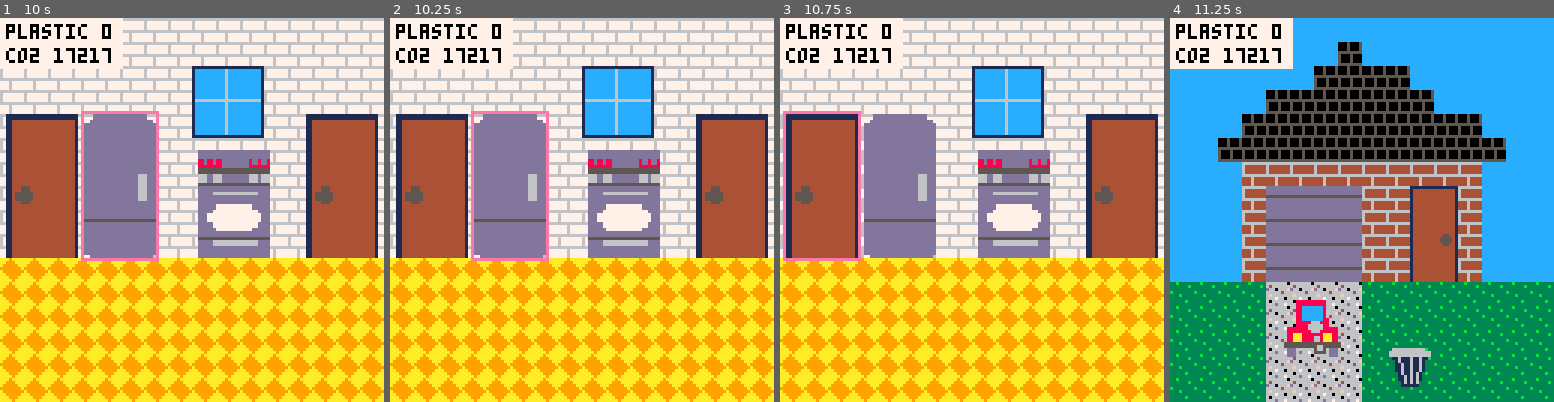
Above: before the commit, frames 1-4 (left to right).
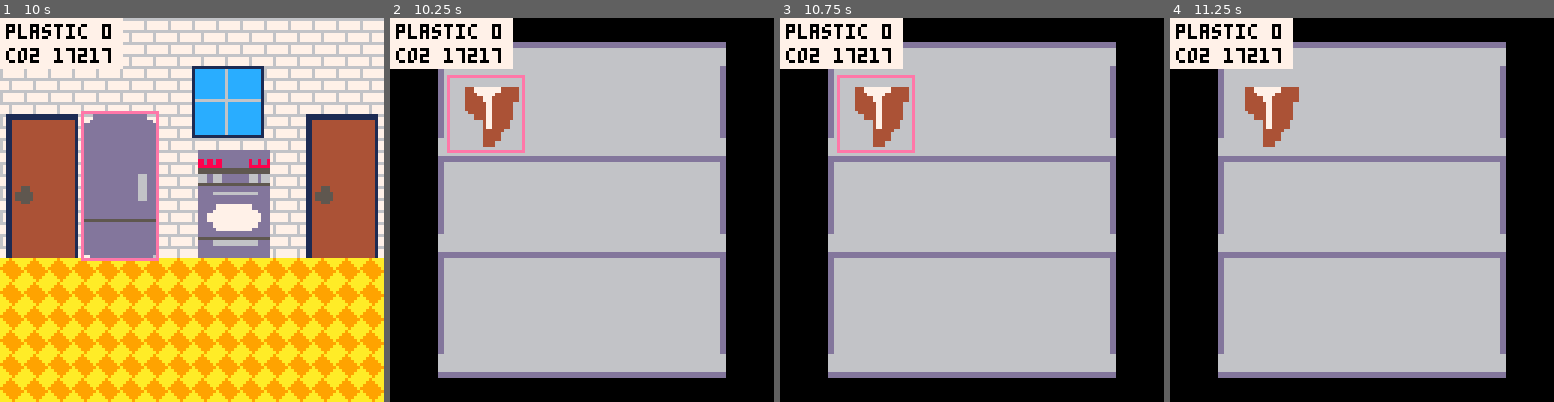
Above: after the commit, the same moments.

Repository: EmilyRagan/senior-project
Game: PICO-8 cartridge carts/home.p8
Two runs of this game, one before a commit and one after it. Both use one fixed random seed, a clock stepped at 60 frames per second and the inputs below.
Inputs:
- Up to frame 1 (10 s): tap O (Z key) at 0.33, 0.7, 1.43, 2.22, 3.1, 3.98, 4.87, 5.75, 6.63, 7.52, 8.4, 9.28 s; tap X (X key) at 1.07, 2.07, 2.4, 2.73, 3.07, 3.4, 3.73, 4.07, 4.4, 4.73, 5.07, 5.4, 5.73, 6.07, 6.4, 6.73, 7.07, 7.4, 7.73, 8.07, 8.4, 8.73, 9.07, 9.4, 9.73 s; hold Left 1.97-2.37 s; hold Down 2.42-2.82 s; hold Right 2.87-3.53 s; hold Up 3.58-4.08 s; hold Right 4.13-4.53 s; hold Down 4.58-5.08 s; hold Left 5.13-5.8 s; hold Up 5.85-6.18 s; hold Left 6.23-6.63 s; hold Down 6.68-7.08 s; hold Right 7.13-7.8 s; hold Up 7.85-8.35 s; hold Right 8.4-8.8 s; hold Down 8.85-9.35 s; hold Left from 9.4 s (still down)
- Up to frame 2 (10.25 s): release Left at 10.07 s; tap X (X key) at 10.07 s; hold Up from 10.12 s (still down); tap O (Z key) at 10.17 s
- Up to frame 3 (10.75 s): tap X (X key) at 10.4, 10.73 s; release Up at 10.45 s; hold Left from 10.5 s (still down)
- Up to frame 4 (11.25 s): release Left at 10.9 s; hold Down from 10.95 s (still down); tap O (Z key) at 11.05 s; tap X (X key) at 11.07 s

Frame 1 is identical in both runs. In frame 2, 88% of the frame differs, in the area x 0-100%, y 0-100%; in frame 3, 88%; in frame 4, 88%.

Commit message:
refrigerator scene with steak

Diff:
--- a/carts/home.p8
+++ b/carts/home.p8
@@ -212,6 +212,23 @@
   },
 }
 
+refrigerator_interactives = {
+  {
+    -- meat
+    current = 1,
+    options = {
+      {
+        sprite_start = 96,
+        sprite_width = 2,
+        sprite_height = 2,
+        x = 20,
+        y = 20,
+        multiplier = 1.5
+      }
+    }
+  }
+}
+
 bathroom_interactives = {
   {
     -- door
@@ -277,6 +294,7 @@
 -- link the scene transition items
 outdoor_interactives[2]['navigate'] = kitchen_interactives
 kitchen_interactives[1]['navigate'] = outdoor_interactives
+kitchen_interactives[3]['navigate'] = refrigerator_interactives
 kitchen_interactives[4]['navigate'] = bathroom_interactives
 bathroom_interactives[1]['navigate'] = kitchen_interactives
 
@@ -301,6 +319,9 @@
     elseif (current_scene == bathroom_interactives)
     then
       updateBathroom()
+    elseif (current_scene == refrigerator_interactives)
+    then
+      updateRefrigerator()
     end
 
     -- logic for navigating around the items in the scene
@@ -371,6 +392,9 @@
   elseif (current_scene == bathroom_interactives)
   then
     drawBathroom()
+  elseif (current_scene == refrigerator_interactives)
+  then
+    drawRefrigerator()
   end
 
   -- flash highlight on and off
@@ -484,6 +508,14 @@
     drawSprite(value.options[value.current])
   end
   for key, value in ipairs(bathroom_static)
+  do
+    drawSprite(value.options[value.current])
+  end
+end
+
+function drawRefrigerator()
+  map(48, 0, 0, 0, 16, 16)
+  for key, value in ipairs(refrigerator_interactives)
   do
     drawSprite(value.options[value.current])
   end
@@ -526,6 +558,10 @@
   _draw()
 end
 
+function updateRefrigerator()
+  _draw()
+end
+
 function drawAlternativeSelection(item)
   -- alternative options
   color(0)
@@ -800,35 +836,35 @@
 
 
 __map__
-020202020202020202020202020202020f0f0f0f0f0f0f0f0f0f0f0f0f0f0f0f3f3f3f3f3f3f3f3f3f3f3f3f3f3f3f3f4040404040404040404040404040404040404040404040404040404040404040404040404040404040404040404040404040404040404040400000000000000000000000000000000000000000000000
-020202020202020302020202020202020f0f0f0f0f0f0f0f0f0f0f0f0f0f0f0f3f3f3f3f3f3f3f3f3f3f3f3f3f3f3f3f4040404040404040404040404040404040404040404040404040404040404040404040404040404040404040404040404040404040404040400000000000000000000000000000000000000000000000
-020202020202030303030202020202020f0f0f0f0f0f0f0f1b1c1d0f0f0f0f0f3f3f3f3f3f3f3f3f3f3f3f3f3f3f3f3f4040404040404040404040404040404040404040404040404040404040404040404040404040404040404040404040404040404040404040400000000000000000000000000000000000000000000000
-020202020303030303030302020202020f0f0f0f0f0f0f0f2b2c2d0f0f0f0f0f3f3f3f3f3f3f3f3f3f3f3f3f3f3f3f3f4040404040404040404040404040404040404040404040404040404040404040404040404040404040404040404040404040404040404040400000000000000000000000000000000000000000000000
-020202030303030303030303030202020f0f0f0f0f0f0f0f3b3c3d0f0f0f0f0f3f3f3f3f3f3f3f3f3f3f3f3f3f3f3f3f4040404040404040404040404040404040404040404040404040404040404040404040404040404040404040404040404040404040404040400000000000000000000000000000000000000000000000
-020203030303030303030303030302020f0f0f0f0f0f0f0f0f0f0f0f0f0f0f0f3f3f3f3f3f3f3f3f3f3f3f3f3f3f3f3f4040404040404040404040404040404040404040404040404040404040404040404040404040404040404040404040404040404040404040400000000000000000000000000000000000000000000000
-020202040404040404040404040202020f0f0f0f0f0f0f0f0f0f0f0f0f0f0f0f3f3f3f3f3f3f3f3f3f3f3f3f3f3f3f3f4040404040404040404040404040404040404040404040404040404040404040404040404040404040404040404040404040404040404040400000000000000000000000000000000000000000000000
-020202040505050504040404040202020f0f0f0f0f0f0f0f0f0f0f0f0f0f0f0f3f3f3f3f3f3f3f3f3f3f3f3f3f3f3f3f4040404040404040404040404040404040404040404040404040404040404040404040404040404040404040404040404040404040404040400000000000000000000000000000000000000000000000
-020202040505050504040404040202020f0f0f0f0f0f0f0f0f0f0f0f0f0f0f0f3f3f3f3f3f3f3f3f3f3f3f3f3f3f3f3f4040404040404040404040404040404040404040404040404040404040404040404040404040404040404040404040404040404040404040400000000000000000000000000000000000000000000000
-020202040505050504040404040202020f0f0f0f0f0f0f0f0f0f0f0f0f0f0f0f3f3f3f3f3f3f3f3f3f3f3f3f3f3f3f3f4040404040404040404040404040404040404040404040404040404040404040404040404040404040404040404040404040404040404040400000000000000000000000000000000000000000000000
-020202040505050504040404040202020e0e0e0e0e0e0e0e0e0e0e0e0e0e0e0e3e3e3e3e3e3e3e3e3e3e3e3e3e3e3e3e4040404040404040404040404040404040404040404040404040404040404040404040404040404040404040404040404040404040404040400000000000000000000000000000000000000000000000
+020202020202020202020202020202020f0f0f0f0f0f0f0f0f0f0f0f0f0f0f0f3f3f3f3f3f3f3f3f3f3f3f3f3f3f3f3f0000000000000000000000000000000001010101010101010101010101010101060606060606060606060606060606060505050505050505050505050505050504040404040404040404040404040404
+020202020202020302020202020202020f0f0f0f0f0f0f0f0f0f0f0f0f0f0f0f3f3f3f3f3f3f3f3f3f3f3f3f3f3f3f3f00005d5d5d5d5d5d5d5d5d5d5d5d000001010101010101010101010101010101060606060606060606060606060606060505050505050505050505050505050504040404040404040404040404040404
+020202020202030303030202020202020f0f0f0f0f0f0f0f1b1c1d0f0f0f0f0f3f3f3f3f3f3f3f3f3f3f3f3f3f3f3f3f00004d4f4f4f4f4f4f4f4f4f4f4e000001010101010101010101010101010101060606060606060606060606060606060505050505050505050505050505050504040404040404040404040404040404
+020202020303030303030302020202020f0f0f0f0f0f0f0f2b2c2d0f0f0f0f0f3f3f3f3f3f3f3f3f3f3f3f3f3f3f3f3f00004d4f4f4f4f4f4f4f4f4f4f4e000001010101010101010101010101010101060606060606060606060606060606060505050505050505050505050505050504040404040404040404040404040404
+020202030303030303030303030202020f0f0f0f0f0f0f0f3b3c3d0f0f0f0f0f3f3f3f3f3f3f3f3f3f3f3f3f3f3f3f3f00004d4f4f4f4f4f4f4f4f4f4f4e000001010101010101010101010101010101060606060606060606060606060606060505050505050505050505050505050504040404040404040404040404040404
+020203030303030303030303030302020f0f0f0f0f0f0f0f0f0f0f0f0f0f0f0f3f3f3f3f3f3f3f3f3f3f3f3f3f3f3f3f00005e5e5e5e5e5e5e5e5e5e5e5e000001010101010101010101010101010101060606060606060606060606060606060505050505050505050505050505050504040404040404040404040404040404
+020202040404040404040404040202020f0f0f0f0f0f0f0f0f0f0f0f0f0f0f0f3f3f3f3f3f3f3f3f3f3f3f3f3f3f3f3f00004d4f4f4f4f4f4f4f4f4f4f4e000001010101010101010101010101010101060606060606060606060606060606060505050505050505050505050505050504040404040404040404040404040404
+020202040505050504040404040202020f0f0f0f0f0f0f0f0f0f0f0f0f0f0f0f3f3f3f3f3f3f3f3f3f3f3f3f3f3f3f3f00004d4f4f4f4f4f4f4f4f4f4f4e000001010101010101010101010101010101060606060606060606060606060606060505050505050505050505050505050504040404040404040404040404040404
+020202040505050504040404040202020f0f0f0f0f0f0f0f0f0f0f0f0f0f0f0f3f3f3f3f3f3f3f3f3f3f3f3f3f3f3f3f40404d4f4f4f4f4f4f4f4f4f4f4e404040404040404040404040404040404040404040404040404040404040404040404040404040404040400000000000000000000000000000000000000000000000
+020202040505050504040404040202020f0f0f0f0f0f0f0f0f0f0f0f0f0f0f0f3f3f3f3f3f3f3f3f3f3f3f3f3f3f3f3f40405e5e5e5e5e5e5e5e5e5e5e5e404040404040404040404040404040404040404040404040404040404040404040404040404040404040400000000000000000000000000000000000000000000000
+020202040505050504040404040202020e0e0e0e0e0e0e0e0e0e0e0e0e0e0e0e3e3e3e3e3e3e3e3e3e3e3e3e3e3e3e3e40404d4f4f4f4f4f4f4f4f4f4f4e404040404040404040404040404040404040404040404040404040404040404040404040404040404040400000000000000000000000000000000000000000000000
+010101010606060601010101010101010e0e0e0e0e0e0e0e0e0e0e0e0e0e0e0e3e3e3e3e3e3e3e3e3e3e3e3e3e3e3e3e40404d4f4f4f4f4f4f4f4f4f4f4e404040404040404040404040404040404040404040404040404040404040404040404040404040404040400000000000000000000000000000000000000000000000
+010101010606060601010101010101010e0e0e0e0e0e0e0e0e0e0e0e0e0e0e0e3e3e3e3e3e3e3e3e3e3e3e3e3e3e3e3e40404d4f4f4f4f4f4f4f4f4f4f4e404040404040404040404040404040404040404040404040404040404040404040404040404040404040400000000000000000000000000000000000000000000000
+010101010606060601010101010101010e0e0e0e0e0e0e0e0e0e0e0e0e0e0e0e3e3e3e3e3e3e3e3e3e3e3e3e3e3e3e3e40404d4f4f4f4f4f4f4f4f4f4f4e404040404040404040404040404040404040404040404040404040404040404040404040404040404040400000000000000000000000000000000000000000000000
+010101010606060601010101010101010e0e0e0e0e0e0e0e0e0e0e0e0e0e0e0e3e3e3e3e3e3e3e3e3e3e3e3e3e3e3e3e40405e5e5e5e5e5e5e5e5e5e5e5e404040404040404040404040404040404040404040404040404040404040404040404040404040404040400000000000000000000000000000000000000000000000
 010101010606060601010101010101010e0e0e0e0e0e0e0e0e0e0e0e0e0e0e0e3e3e3e3e3e3e3e3e3e3e3e3e3e3e3e3e4040404040404040404040404040404040404040404040404040404040404040404040404040404040404040404040404040404040404040400000000000000000000000000000000000000000000000
-010101010606060601010101010101010e0e0e0e0e0e0e0e0e0e0e0e0e0e0e0e3e3e3e3e3e3e3e3e3e3e3e3e3e3e3e3e4040404040404040404040404040404040404040404040404040404040404040404040404040404040404040404040404040404040404040400000000000000000000000000000000000000000000000
-010101010606060601010101010101010e0e0e0e0e0e0e0e0e0e0e0e0e0e0e0e3e3e3e3e3e3e3e3e3e3e3e3e3e3e3e3e4040404040404040404040404040404040404040404040404040404040404040404040404040404040404040404040404040404040404040400000000000000000000000000000000000000000000000
-010101010606060601010101010101010e0e0e0e0e0e0e0e0e0e0e0e0e0e0e0e3e3e3e3e3e3e3e3e3e3e3e3e3e3e3e3e4040404040404040404040404040404040404040404040404040404040404040404040404040404040404040404040404040404040404040400000000000000000000000000000000000000000000000
-010101010606060601010101010101010e0e0e0e0e0e0e0e0e0e0e0e0e0e0e0e3e3e3e3e3e3e3e3e3e3e3e3e3e3e3e3e4040404040404040404040404040404040404040404040404040404040404040404040404040404040404040404040404040404040404040400000000000000000000000000000000000000000000000
-0000000000000000000000000000000000000000000000000000000000000000404040404040404040404040404040404040404040404040404040404040404040404040404040404040404040404040404040404040404040404040404040404040404040404040400000000000000000000000000000000000000000000000
-0000000000000000000000000000000000000000000000000000000000000000404040404040404040404040404040404040404040404040404040404040404040404040404040404040404040404040404040404040404040404040404040404040404040404040400000000000000000000000000000000000000000000000
-0000000000000000000000000000000000000000000000000000000000000000404040404040404040404040404040404040404040404040404040404040404040404040404040404040404040404040404040404040404040404040404040404040404040404040400000000000000000000000000000000000000000000000
-0000000000000000000000000000000000000000000000000000000000000000404040404040404040404040404040404040404040404040404040404040404040404040404040404040404040404040404040404040404040404040404040404040404040404040400000000000000000000000000000000000000000000000
-0000000000000000000000000000000000000000000000000000000000000000404040404040404040404040404040404040404040404040404040404040404040404040404040404040404040404040404040404040404040404040404040404040404040404040400000000000000000000000000000000000000000000000
-0000000000000000000000000000000000000000000000000000000000000000404040404040404040404040404040404040404040404040404040404040404040404040404040404040404040404040404040404040404040404040404040404040404040404040400000000000000000000000000000000000000000000000
-0000000000000000000000000000000000000000000000000000000000000000404040404040404040404040404040404040404040404040404040404040404040404040404040404040404040404040404040404040404040404040404040404040404040404040400000000000000000000000000000000000000000000000
-0000000000000000000000000000000000000000000000000000000000000000404040404040404040404040404040404040404040404040404040404040404040404040404040404040404040404040404040404040404040404040404040404040404040404040400000000000000000000000000000000000000000000000
-0000000000000000000000000000000000000000000000000000000000000000404040404040404040404040404040404040404040404040404040404040404040404040404040404040404040404040404040404040404040404040404040404040404040404040400000000000000000000000000000000000000000000000
-0000000000000000000000000000000000000000000000000000000000000000404040404040404040404040404040404040404040404040404040404040404040404040404040404040404040404040404040404040404040404040404040404040404040404040400000000000000000000000000000000000000000000000
-0000000000000000000000000000000000000000000000000000000000000000404040404040404040404040404040404040404040404040404040404040404040404040404040404040404040404040404040404040404040404040404040404040404040404040400000000000000000000000000000000000000000000000
-0000000000000000000000000000000000000000000000000000000000000000404040404040404040404040404040404040404040404040404040404040404040404040404040404040404040404040404040404040404040404040404040404040404040404040400000000000000000000000000000000000000000000000
-0000000000000000000000000000000000000000000000000000000000000000404040404040404040404040404040404040404040404040404040404040404040404040404040404040404040404040404040404040404040404040404040404040404040404040400000000000000000000000000000000000000000000000
-0000000000000000000000000000000000000000000000000000000000000000404040404040404040404040404040404040404040404040404040404040404040404040404040404040404040404040404040404040404040404040404040404040404040404040400000000000000000000000000000000000000000000000
-0000000000000000000000000000000000000000000000000000000000000000404040404040404040404040404040404040404040404040404040404040404040404040404040404040404040404040404040404040404040404040404040404040404040404040400000000000000000000000000000000000000000000000
-0000000000000000000000000000000000000000000000000000000000000000404040404040404040404040404040404040404040404040404040404040404040404040404040404040404040404040404040404040404040404040404040404040404040404040400000000000000000000000000000000000000000000000
+0000000000000000000000000000000000000000000000000000000000000000404040404040404040404040404040404040404040404040404040404040404040404040404040404040404040404040404040404040404040404040404040404040404040404040400000000000000000000000000000000000000000000000
+0000000000000000000000000000000000000000000000000000000000000000404040404040404040404040404040404040404040404040404040404040404040404040404040404040404040404040404040404040404040404040404040404040404040404040400000000000000000000000000000000000000000000000
+0000000000000000000000000000000000000000000000000000000000000000404040404040404040404040404040404040404040404040404040404040404040404040404040404040404040404040404040404040404040404040404040404040404040404040400000000000000000000000000000000000000000000000
+0000000000000000000000000000000000000000000000000000000000000000404040404040404040404040404040404040404040404040404040404040404040404040404040404040404040404040404040404040404040404040404040404040404040404040400000000000000000000000000000000000000000000000
+0000000000000000000000000000000000000000000000000000000000000000404040404040404040404040404040404040404040404040404040404040404040404040404040404040404040404040404040404040404040404040404040404040404040404040400000000000000000000000000000000000000000000000
+0000000000000000000000000000000000000000000000000000000000000000404040404040404040404040404040404040404040404040404040404040404040404040404040404040404040404040404040404040404040404040404040404040404040404040400000000000000000000000000000000000000000000000
+0000000000000000000000000000000000000000000000000000000000000000404040404040404040404040404040404040404040404040404040404040404040404040404040404040404040404040404040404040404040404040404040404040404040404040400000000000000000000000000000000000000000000000
+0000000000000000000000000000000000000000000000000000000000000000404040404040404040404040404040404040404040404040404040404040404040404040404040404040404040404040404040404040404040404040404040404040404040404040400000000000000000000000000000000000000000000000
+0000000000000000000000000000000000000000000000000000000000000000404040404040404040404040404040404040404040404040404040404040404040404040404040404040404040404040404040404040404040404040404040404040404040404040400000000000000000000000000000000000000000000000
+0000000000000000000000000000000000000000000000000000000000000000404040404040404040404040404040404040404040404040404040404040404040404040404040404040404040404040404040404040404040404040404040404040404040404040400000000000000000000000000000000000000000000000
+0000000000000000000000000000000000000000000000000000000000000000404040404040404040404040404040404040404040404040404040404040404040404040404040404040404040404040404040404040404040404040404040404040404040404040400000000000000000000000000000000000000000000000
+0000000000000000000000000000000000000000000000000000000000000000404040404040404040404040404040404040404040404040404040404040404040404040404040404040404040404040404040404040404040404040404040404040404040404040400000000000000000000000000000000000000000000000
+0000000000000000000000000000000000000000000000000000000000000000404040404040404040404040404040404040404040404040404040404040404040404040404040404040404040404040404040404040404040404040404040404040404040404040400000000000000000000000000000000000000000000000
+0000000000000000000000000000000000000000000000000000000000000000404040404040404040404040404040404040404040404040404040404040404040404040404040404040404040404040404040404040404040404040404040404040404040404040400000000000000000000000000000000000000000000000
+0000000000000000000000000000000000000000000000000000000000000000404040404040404040404040404040404040404040404040404040404040404040404040404040404040404040404040404040404040404040404040404040404040404040404040400000000000000000000000000000000000000000000000
+0000000000000000000000000000000000000000000000000000000000000000404040404040404040404040404040404040404040404040404040404040404040404040404040404040404040404040404040404040404040404040404040404040404040404040400000000000000000000000000000000000000000000000
Not shown, changed: 29 lines of the sprite sheet (__gfx__) section of carts/home.p8
